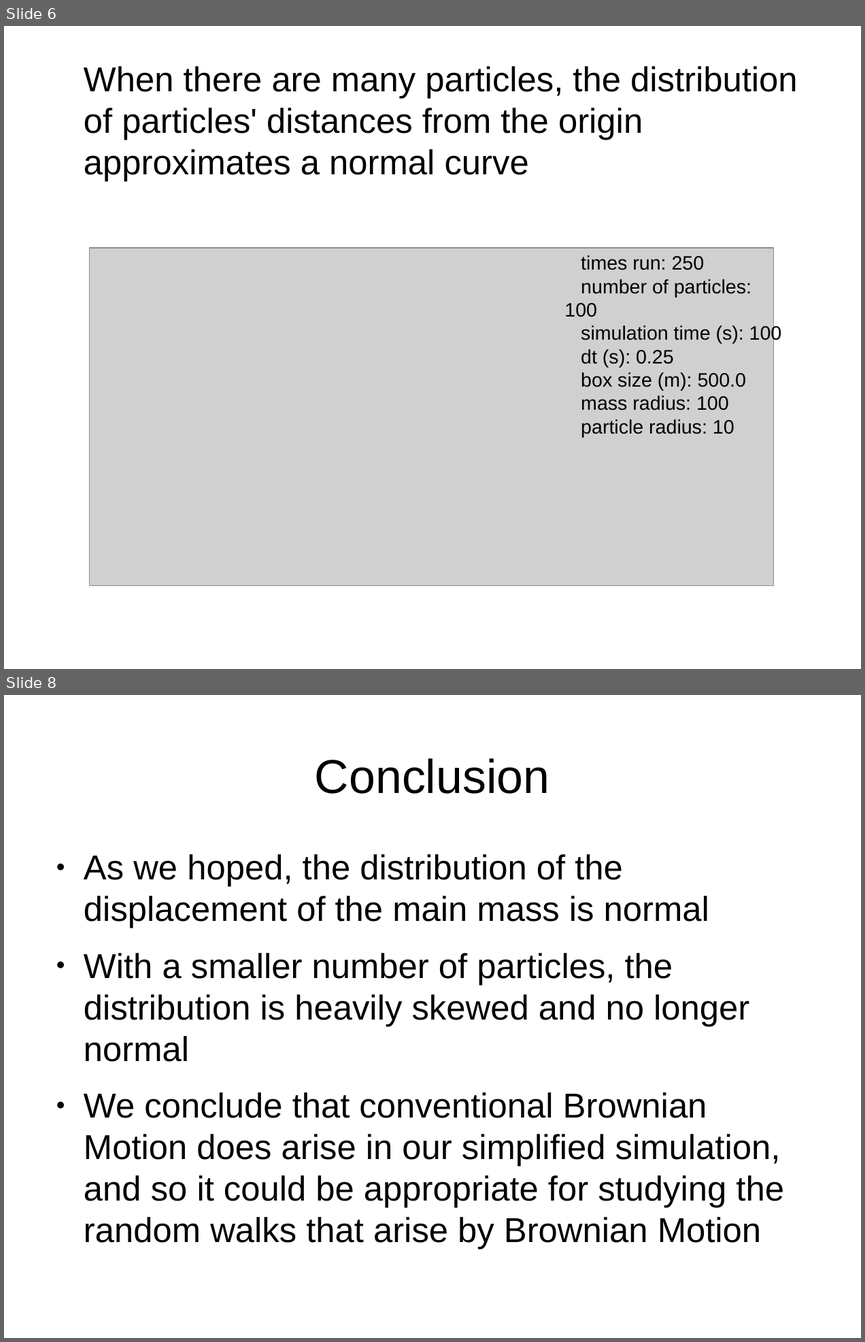
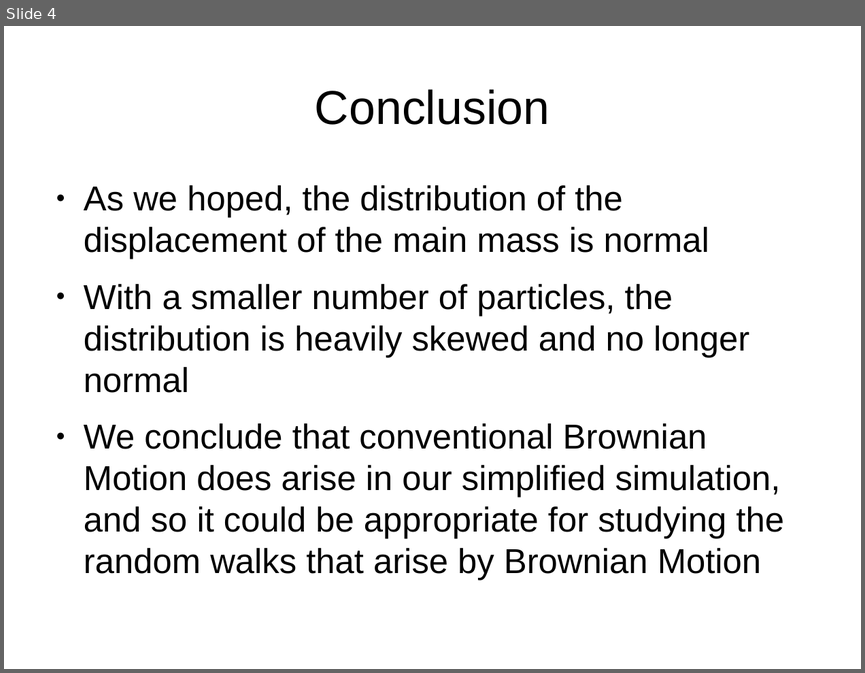
Before and after one commit to djynth/brownian-motion, a slide deck: Slides.odp. Shown one above the other, each under a label of ours: slides 6 and 8 before the commit, slide 4 after it; the slides between them are not shown. The pictures are 865x1342 and 865x673 pixels, drawn with LibreOffice and Linux fonts; fonts in the diff are those of the drawing; grey boxes stand for pictures. Boxes give left, top, right and bottom in pixels: in the first picture for what was removed or moved away, otherwise in the second. Text is boxed around its words. In the diff, an @@ line names an element or a change of style, - is before the commit and + after.

```diff
--- a/Slides.odp
+++ b/Slides.odp
@@ slide 6 removed at (x1=4, y1=26, x2=861, y2=669), background #FFFFFF @@
@@ text removed at (x1=84, y1=66, x2=798, y2=182) @@
-When there are many particles, the distribution of particles' distances from the origin approximates a normal curve
@@ picture removed at (x1=90, y1=248, x2=774, y2=586) @@
@@ text removed at (x1=564, y1=255, x2=782, y2=437) @@
-times run: 250
-number of particles: 100
-simulation time (s): 100
-dt (s): 0.25
-box size (m): 500.0
-mass radius: 100
-particle radius: 10
@@ what was slide 8 is now slide 4 @@
```
Also in this commit, not shown: 2 slides changed, 2 slides added, 1 other slide removed.
